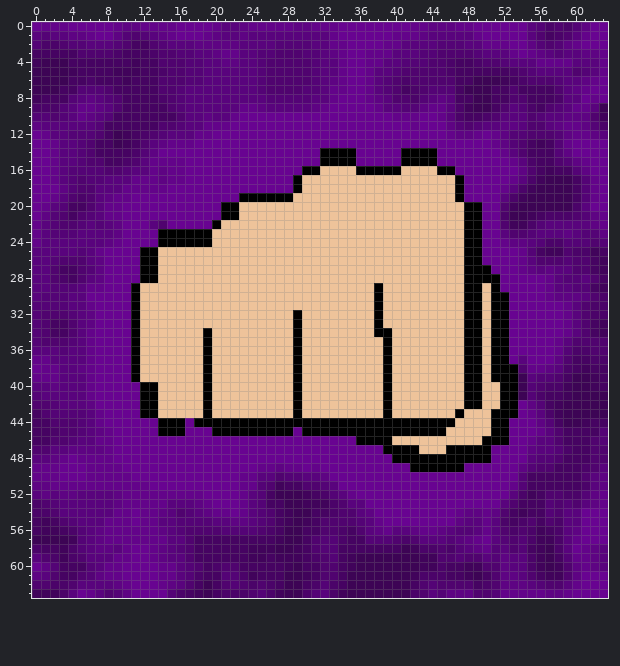
Pixel-art sprite: sprites/spr_killNonLethalCD/16f8581d-2463-4a6e-90eb-15cb6f73938e.png. The first picture shows the starting point.
The file is 64x64 pixels. Colours within 5 levels of each other are drawn and written as one.
After the commit:
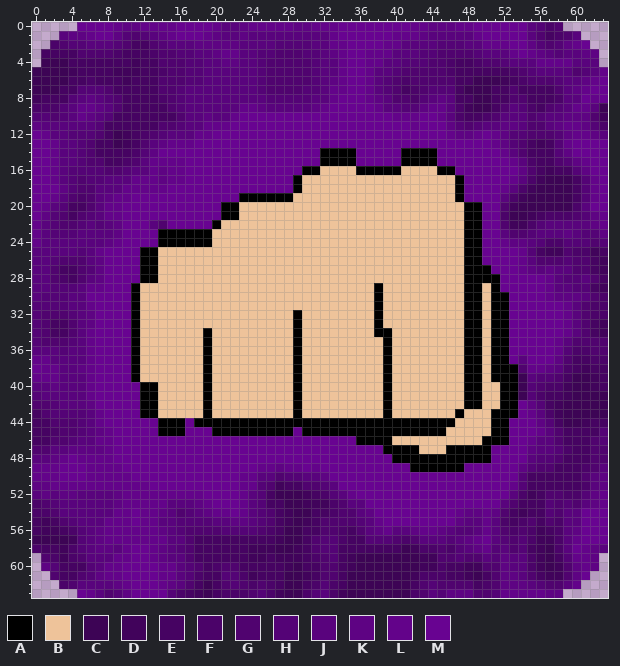
Palette (. is transparent): A #000000  B #eec39a  C #3d0455  D #41035b  E #460362  F #4b0369  G #50036f  H #540376  J #59037d  K #5e0383  L #63038a  M #680391
What changed:
@@ x 0..63 @@
- 0 MLLLMMMMMLKKLLLLMMMMLJJKLLLLLKKLLLMMMMMMMMLLKKKLLMMMMMMJHFGFHKMM
- 1 JHJJKKLMMKHGHJKLMMMLKJJKJJJJJJJJJLMMMMMMLLLKJJJJJLMMMMMJGEFGJLMM
- 2 HFFGHHJJJHGEEGHJJJKKKKKJJJJHHHHJJLLMMMMLLJJJJHHHJJLLLMMKHGHKLMMM
- 3 EEEEEGGGGFEEEFGGHHJJKLLJJHHGGGHHJKLMMLLLJJJHHGGGGHJJJLMLKJHJJKKL
- 4 DCCCEEEEEEEDEEGGGHHJJKKJJHGGGGGHJJLMMLLJJHHHGGFEEFGGHJJJLLLLJJJL
+ 0 .....MMMMLKKLLLLMMMMLJJKLLLLLKKLLLMMMMMMMMLLKKKLLMMMMMMJHFG.....
+ 1 ...JKKLMMKHGHJKLMMMLKJJKJJJJJJJJJLMMMMMMLLLKJJJJJLMMMMMJGEFGJ...
+ 2 ..FGHHJJJHGEEGHJJJKKKKKJJJJHHHHJJLLMMMMLLJJJJHHHJJLLLMMKHGHKLM..
+ 3 .EEEEGGGGFEEEFGGHHJJKLLJJHHGGGHHJKLMMLLLJJJHHGGGGHJJJLMLKJHJJKK.
+ 4 .CCCEEEEEEEDEEGGGHHJJKKJJHGGGGGHJJLMMLLJJHHHGGFEEFGGHJJJLLLLJJJ.
  5 CCCCDEEEEDDDEEFGGHHJJJJJJHGGGGGHJJLMMLJJHGGGGGFEEEEEEFGHJJJJGHJL
@@ x 0..63 @@
 58 FEEDFHJKKJLMMLKJHGEEEEEEDDDCCDEGHHEEEEEEECDFFGFHJKLHJGHEDCFJMLKJ
-59 JGFDFGJJJLLMMLKJJGEEEEEEDDEDDDEFGHEDCCCCCCCDDGGHGGJHKJJFDCEHLLKJ
-60 MKHEEEHJLLMMMMLLJHGEFGGEEEEEDCEEGGEDCCCCCCCDDFEEDDGGKJJFDCDGKLKJ
-61 KJGEEGHKLLMMMMLLJHFEEHHFDEEECCDEGGECCCCCCCDFFFEEDCEGKKJGEDDGKMMM
-62 GGFFGJJJJKLMMMLKJGECEGHGFGFECCEFHFECCCCCCCEGHGGGGEFGKKKJHGGJLMMM
-63 DDDFJMLJGHKMMMMHFEDCEFFFGHFDCCFHJFDCCCCCCCFGJHKKKGGHLLLLLKKLMMMM
+59 .GFDFGJJJLLMMLKJJGEEEEEEDDEDDDEFGHEDCCCCCCCDDGGHGGJHKJJFDCEHLLK.
+60 .KHEEEHJLLMMMMLLJHGEFGGEEEEEDCEEGGEDCCCCCCCDDFEEDDGGKJJFDCDGKLK.
+61 ..GEEGHKLLMMMMLLJHFEEHHFDEEECCDEGGECCCCCCCDFFFEEDCEGKKJGEDDGKM..
+62 ...FGJJJJKLMMMLKJGECEGHGFGFECCEFHFECCCCCCCEGHGGGGEFGKKKJHGGJL...
+63 .....MLJGHKMMMMHFEDCEFFFGHFDCCFHJFDCCCCCCCFGJHKKKGGHLLLLLKK.....
